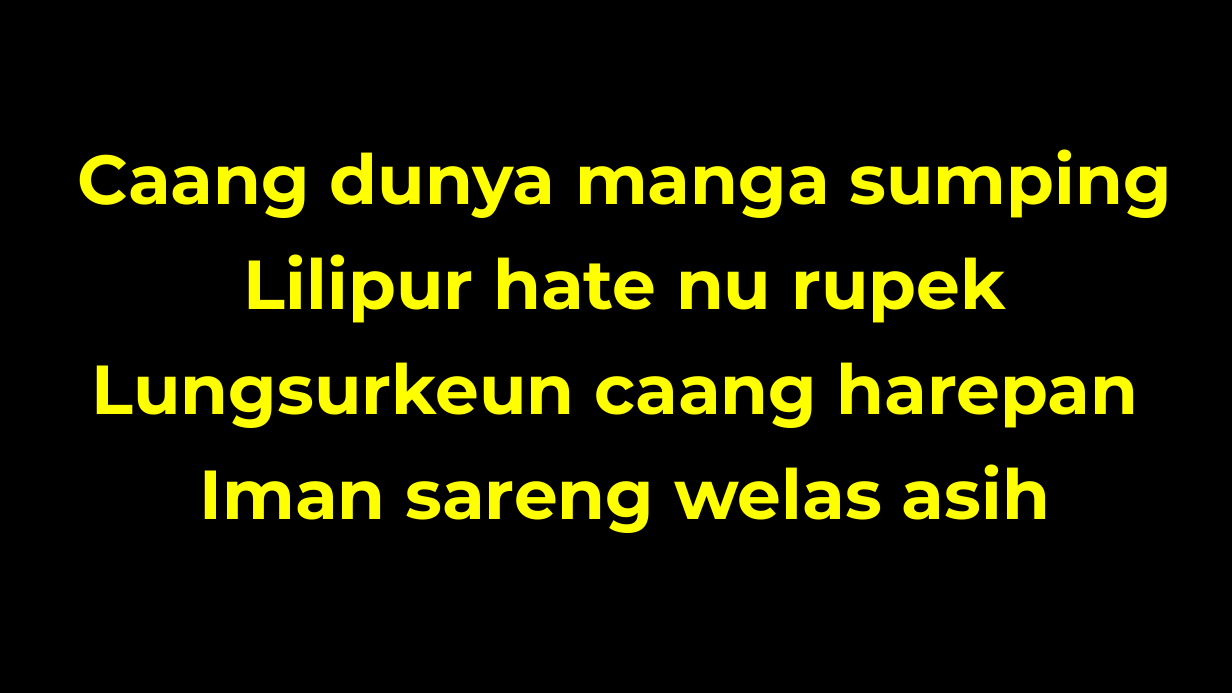
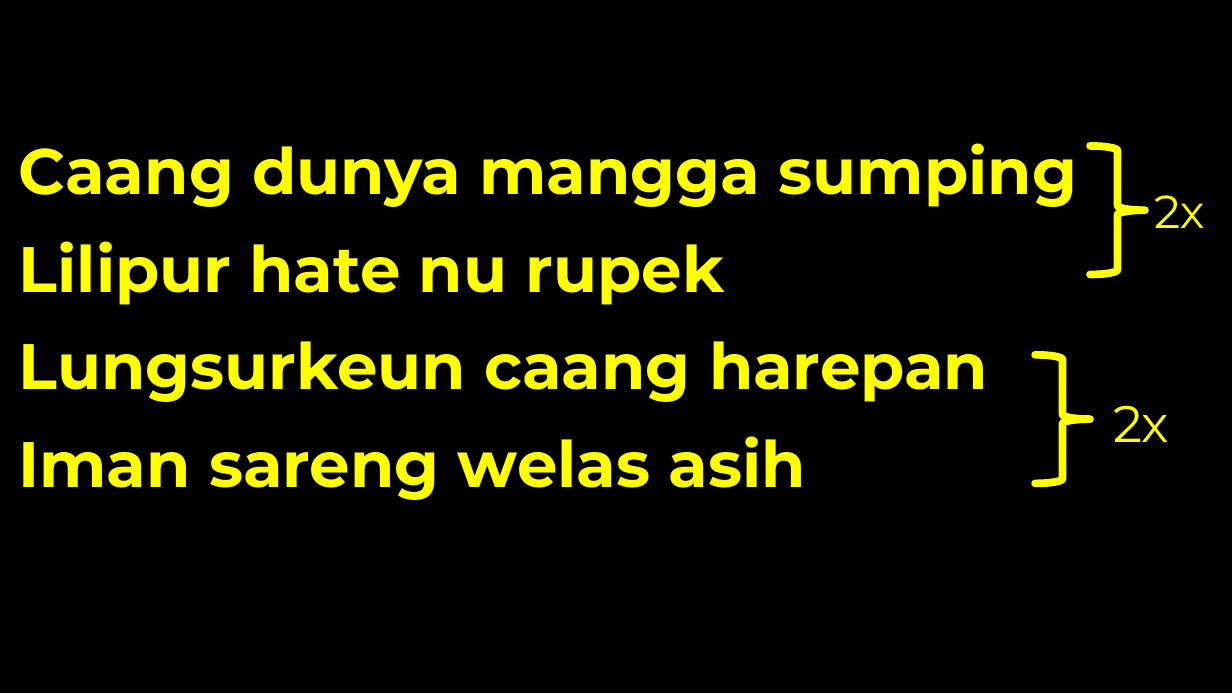
Before and after one commit to laurensius/Slide_Misa_KRC, a slide deck: slide 53 of 2020 11 tanggal 28 - 29/Slide Misa Bahasa Sunda.pptx (slide 49 before the commit). Drawn at 1232x693 pixels with LibreOffice and Linux fonts; fonts in the diff are those of the drawing; background and template pictures are left out. Boxes give left, top, right and bottom in pixels: in the first picture for what was removed or moved away, otherwise in the second. Text is boxed around its words. In the diff, an @@ line names an element or a change of style, - is before the commit and + after.

```diff
--- a/2020 11 tanggal 28 - 29/Slide Misa Bahasa Sunda.pptx
+++ b/2020 11 tanggal 28 - 29/Slide Misa Bahasa Sunda.pptx
@@ text "Caang dunya mangga sumping": place and size @@
-text "Caang dunya mangga sumping" at <box>78,149,1172,533</box>
+text "Caang dunya mangga sumping" at <box>19,143,1078,500</box>
@@ text at <box>19,143,1078,207</box>: text changed; size 54 to 50 pt @@
-Caang dunya manga sumping
+Caang dunya mangga sumping
@@ right brace added at <box>1091,146,1145,274</box>, outline #FFFF00 6 pt @@
@@ text added at <box>1154,195,1205,228</box>, 36 pt, text #FFFF00 @@
+2x
@@ text at <box>19,241,988,500</box>: size 54 to 50 pt in "Lilipur hate nu rupek", "Lungsurkeun caang harepan", "Iman sareng welas asih"; alignment centre to left @@
@@ right brace added at <box>1035,355,1090,483</box>, outline #FFFF00 6 pt @@
@@ text added at <box>1113,405,1169,442</box>, 40 pt, text #FFFF00 @@
+2x
```
Also in this commit, not shown: 17 other slides changed, 5 slides added, 1 slide removed, 5 other files.
